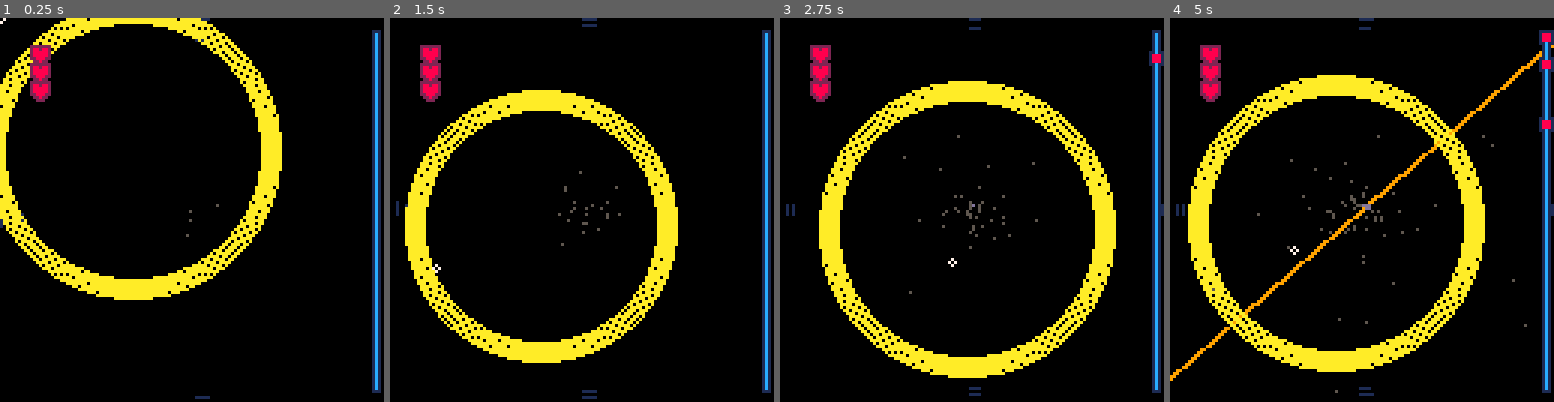
Above: before the commit, frames 1-4 (left to right).
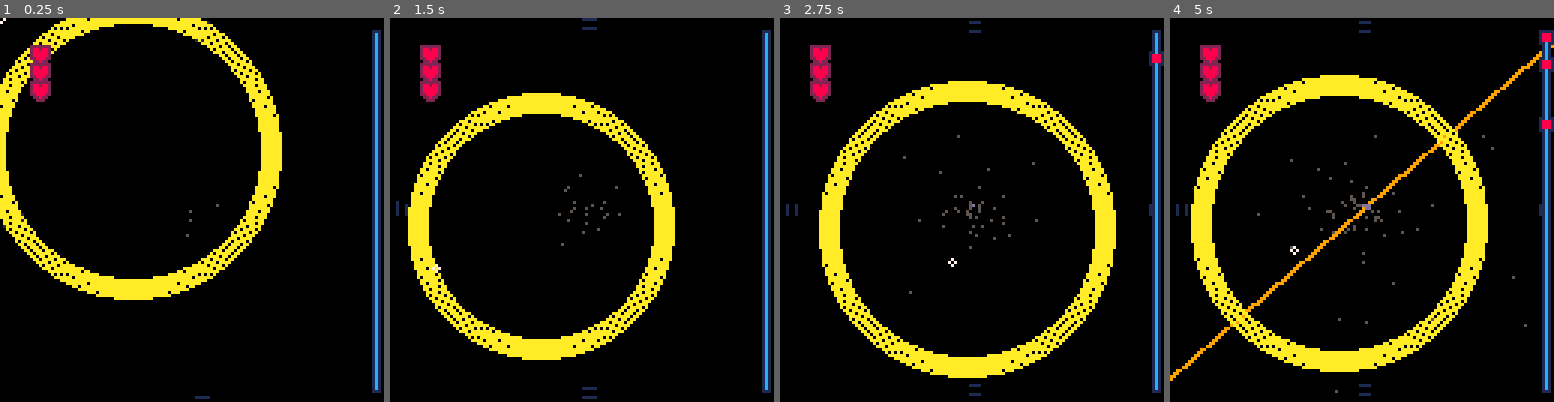
Above: after the commit, the same moments.

Repository: Alfie-Edwards/LoopHole
Game: PICO-8 cartridge loop.p8
Same seed, same stepped clock (60 frames per second), same inputs: the game is played once before the commit and once after it.
Inputs (mouse positions are in pixels of both pictures, inside the frame that each line leads up to):
- Up to frame 1 (0.25 s): no input
- Up to frame 2 (1.5 s): tap X (X key) at 0.33, 1.07 s; click (670, 121) at 0.67 s; tap O (Z key) at 0.7 s; click (436, 267) at 1.22 s
- Up to frame 3 (2.75 s): tap O (Z key) at 1.7, 2.1, 2.5 s; click (887, 114) at 1.77 s; tap X (X key) at 1.85 s; click (952, 259) at 2.32 s
- Up to frame 4 (5 s): click (1404, 106) at 2.87 s; tap O (Z key) every 0.4 s from 2.9 to 4.9 s; tap X (X key) at 2.97, 4.08 s; click (1465, 256) at 3.42 s; click (1231, 102) at 3.97 s; click (1292, 248) at 4.52 s

The runs differ from the first frame. In frame 1, less than 0.1% of the frame differs, in the area x 0-55%, y 0-55%; in frame 2, 3.1%; in frame 3, 0.3%; in frame 4, 4.7%, in the area x 3-100%, y 0-99%.

Commit message:
Index sprites

Diff:
--- a/loop.p8
+++ b/loop.p8
@@ -27,7 +27,7 @@
 	speed = 0.2
 	z_start = 30
 	paralax_amount = 0.1
-	zoom_amount = 0.1
+	zoom_amount = 0.08
 
 	dust_particles = {}
 	dust_spawn_period = 0.05
@@ -478,7 +478,7 @@
 end
 
 function line_segment_circle_intersection(x1, y1, x2, y2, lw, r, cx, cy, cw)
-	if point_circle_intersection(x1, y1, r + lw - cw, cx, cy) or point_circle_intersection(x2, y2, r + lw - cw, cx, cy) then
+	if point_circle_intersection(x1, y1, r + lw - cw, cx, cy) and point_circle_intersection(x2, y2, r + lw - cw, cx, cy) then
 		return false
 	end
 	local dx, dy = x2 - x1, y2 - y1
@@ -493,6 +493,243 @@
 	return (dx * dx) + (dy * dy) < (r * r)
 end
 
+sprite_index = {
+	eye = {
+		x = 1 * 16,
+		y = 0 * 16,
+		w = 16,
+		h = 16,
+		corner = true
+	},
+	bloodcell = {
+		x = 2 * 16,
+		y = 0 * 16,
+		w = 16,
+		h = 16,
+	},
+	bloodcell2 = {
+		x = 3 * 16,
+		y = 0 * 16,
+		w = 16,
+		h = 7,
+	},
+	bloodcell3 = {
+		x = 3 * 16,
+		y = 0 * 16 + 7,
+		w = 16,
+		h = 9,
+	},
+	bateria = {
+		x = 4 * 16,
+		y = 0 * 16,
+		w = 16,
+		h = 16,
+	},
+	bateria2 = {
+		x = 5 * 16,
+		y = 0 * 16,
+		w = 16,
+		h = 7,
+	},
+	bateria3 = {
+		x = 5 * 16,
+		y = 0 * 16 + 7,
+		w = 16,
+		h = 9,
+	},
+	cell = {
+		x = 6 * 16,
+		y = 0 * 16,
+		w = 16,
+		h = 16,
+	},
+	cell2 = {
+		x = 7 * 16,
+		y = 0 * 16,
+		w = 16,
+		h = 7,
+	},
+	cell3 = {
+		x = 7 * 16,
+		y = 0 * 16 + 7,
+		w = 16,
+		h = 9,
+	},
+	virus = {
+		x = 0 * 16,
+		y = 1 * 16,
+		w = 16,
+		h = 16,
+	},
+	virus2 = {
+		x = 1 * 16,
+		y = 1 * 16,
+		w = 16,
+		h = 16,
+	},
+	virus3 = {
+		x = 2 * 16,
+		y = 1 * 16,
+		w = 16,
+		h = 16,
+	},
+	virus4 = {
+		x = 3 * 16,
+		y = 1 * 16,
+		w = 16,
+		h = 16,
+	},
+	virus5 = {
+		x = 4 * 16,
+		y = 1 * 16,
+		w = 16,
+		h = 5,
+	},
+	virus6 = {
+		x = 4 * 16,
+		y = 1 * 16 + 5,
+		w = 16,
+		h = 7,
+	},
+	virus7 = {
+		x = 4 * 16,
+		y = 1 * 16 + 13,
+		w = 16,
+		h = 3,
+	},
+	atom = {
+		x = 5 * 16,
+		y = 1 * 16,
+		w = 16,
+		h = 16,
+	},
+	dna = {
+		x = 0 * 16,
+		y = 2 * 16,
+		w = 32,
+		h = 16,
+	},
+	meteor = {
+		x = 3 * 16,
+		y = 2 * 16,
+		w = 32,
+		h = 32,
+	},
+	nebula = {
+		x = 5 * 16,
+		y = 2 * 16,
+		w = 16,
+		h = 16,
+	},
+	star = {
+		x = 6 * 16,
+		y = 2 * 16,
+		w = 16,
+		h = 16,
+	},
+	star2 = {
+		x = 6 * 16,
+		y = 2 * 16,
+		w = 16,
+		h = 16,
+	},
+	cloud = {
+		x = 0 * 16,
+		y = 3 * 16,
+		w = 16,
+		h = 16,
+	},
+	cloud2 = {
+		x = 1 * 16,
+		y = 3 * 16,
+		w = 16,
+		h = 16,
+	},
+	meteor2 = {
+		x = 2 * 16,
+		y = 3 * 16,
+		w = 16,
+		h = 16,
+	},
+	nebula2 = {
+		x = 5 * 16,
+		y = 3 * 16,
+		w = 16,
+		h = 16,
+	},
+	galaxy = {
+		x = 6 * 16,
+		y = 3 * 16,
+		w = 16,
+		h = 16,
+	},
+	galaxy2 = {
+		x = 7 * 16,
+		y = 3 * 16,
+		w = 16,
+		h = 16,
+	},
+	planet = {
+		x = 0 * 16,
+		y = 4 * 16,
+		w = 16,
+		h = 16,
+	},
+	planet2 = {
+		x = 1 * 16,
+		y = 4 * 16,
+		w = 16,
+		h = 16,
+	},
+	planet3 = {
+		x = 2 * 16,
+		y = 4 * 16,
+		w = 16,
+		h = 16,
+	},
+	earth = {
+		x = 3 * 16,
+		y = 4 * 16,
+		w = 16,
+		h = 16,
+	},
+	galaxy3 = {
+		x = 4 * 16,
+		y = 4 * 16,
+		w = 16,
+		h = 16,
+	},
+	ringplanet = {
+		x = 5 * 16,
+		y = 4 * 16,
+		w = 16,
+		h = 16,
+	},
+	ringplanet2 = {
+		x = 6 * 16,
+		y = 4 * 16,
+		w = 32,
+		h = 32,
+	},
+	plastic = {
+		x = 0 * 16,
+		y = 5 * 16,
+		w = 16,
+		h = 16,
+	},
+	plastic2 = {
+		x = 1 * 16,
+		y = 5 * 16,
+		w = 16,
+		h = 16,
+	},
+	plastic3 = {
+		x = 2 * 16,
+		y = 5 * 16,
+		w = 16,
+		h = 16,
+	},
+}
 
 
 __gfx__
Not shown, changed: todo.md
